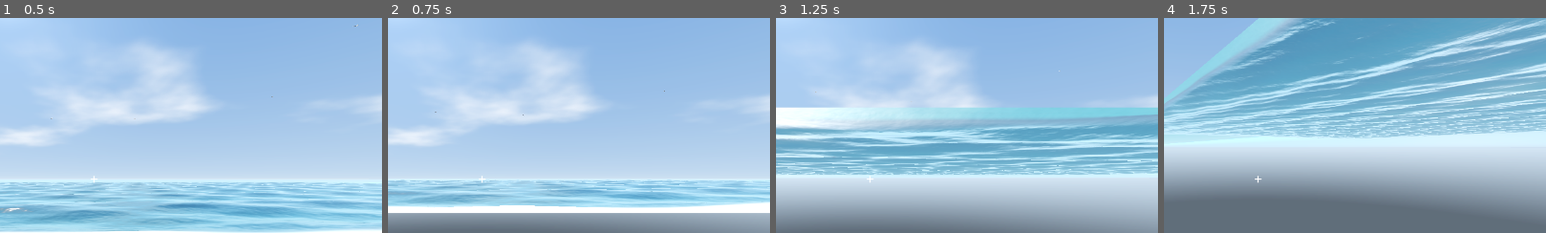
Above: before the commit, frames 1-4 (left to right).
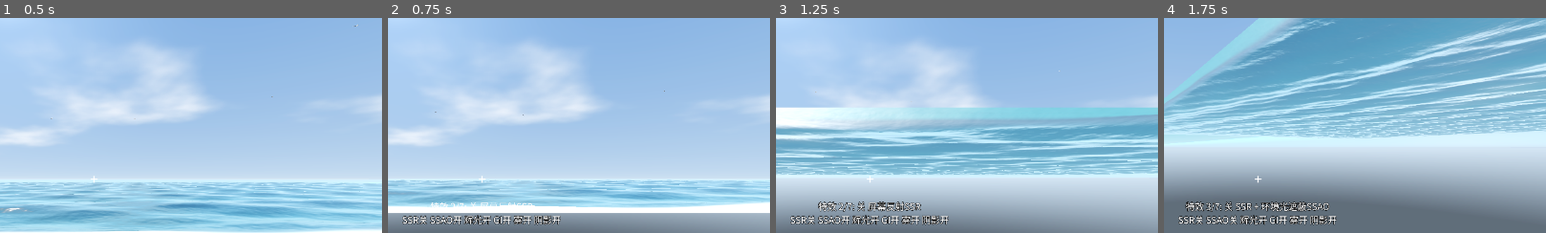
Above: after the commit, the same moments.

Repository: GuangxianZhu/ITBasics
Game: Godot game, scene res://main.tscn
Same seed, same stepped clock (60 frames per second), same inputs: the game is played once before the commit and once after it.
Inputs (mouse positions are % of the whole screen's width and height, from its top left):
- Up to frame 1 (0.5 s): no input
- Up to frame 2 (0.75 s): tap Enter at 0.5 s; move the mouse to (72, 45) at 0.52 s; hold Right (ui_right) from 0.53 s (still down); tap F at 0.6 s; click (72, 45) at 0.67 s
- Up to frame 3 (1.25 s): keep holding Right (ui_right)
- Up to frame 4 (1.75 s): move the mouse to (45, 50) at 1.27 s; release Right (ui_right) at 1.28 s; hold Up (ui_up) from 1.28 s (still down); tap F at 1.35 s
The pictures show only the part of the screen within x 38-88%, y 13-63%; the shares and areas given below are measured in that part.

Frame 1 is identical in both runs. In frame 2, 1.3% of the frame differs, in the area x 3-46%, y 85-97%; in frame 3, 2.0%; in frame 4, 2.1%.

Commit message:
VR海边别墅: VR 模式默认关 SSR/SSAO（右眼白影），加左手柄 ☰ 特效排查键
Co-Authored-By: Claude Opus 5.5 <noreply@anthropic.com>
Claude-Session: https://claude.ai/code/session_01TBA1yzDZRi61zmuLU45DuP

Diff:
--- a/VR海边别墅/godot/main.gd
+++ b/VR海边别墅/godot/main.gd
@@ -51,6 +51,9 @@
 ]
 
 var cfg := ConfigFile.new()
+var xr_mode := false
+var fx_step := 0
+var fx_base := {}
 var player: CharacterBody3D
 var audio
 var fx
@@ -100,6 +103,7 @@
 func _ready() -> void:
 	cfg.load(SETTINGS)
 	var xr_ok := _init_xr()
+	xr_mode = xr_ok
 	audio = AudioFX.new()
 	add_child(audio)
 	audio.setup()
@@ -126,6 +130,7 @@
 	player.step.connect(func(s: String, p: Vector3): audio.play_at("step_%s_%d" % [s, randi() % 3], p, -6.0 if s == "sand" else -2.0))
 	player.splash.connect(func(p: Vector3): audio.play_at("splash", p, 0.0))
 	player.toggle_gi.connect(_toggle_gi)
+	player.fx_cycle.connect(_fx_cycle)
 
 	_setup_ambient_audio()
 	fx.setup_birds(7)
@@ -195,9 +200,14 @@
 	env.glow_enabled = true
 	env.glow_intensity = 0.45
 	env.ssao_enabled = cfg.get_value("graphics", "ssao", true)
+	if xr_mode:
+		# VR 双眼渲染下，屏幕空间特效（SSAO、SSR）容易只对左眼正确、右眼出白影 → VR 里默认关
+		env.ssao_enabled = cfg.get_value("graphics", "xr_ssao", false)
 	env.ssao_radius = 0.8
 	env.ssao_intensity = 1.6
 	env.ssr_enabled = cfg.get_value("graphics", "ssr", true)      # 屏幕空间反射: 亮面地砖映出家具
+	if xr_mode:
+		env.ssr_enabled = cfg.get_value("graphics", "xr_ssr", false)
 	env.ssr_max_steps = 48
 	var we := WorldEnvironment.new()
 	we.environment = env
@@ -959,3 +969,40 @@
 		rp.intensity = 0.9
 		add_child(rp)
 		probes.append(rp)
+
+
+
+# ================================================================== 画面特效排查（左手柄 ☰ / 桌面 F 键）
+## 每按一次多关一个特效，眼前显示当前状态；找到"关了哪个之后右眼白影消失"就知道是谁的问题。
+const FX_STEPS := [
+	["全部按设置", []],
+	["关 屏幕反射SSR", ["ssr"]],
+	["关 SSR + 环境光遮蔽SSAO", ["ssr", "ssao"]],
+	["关 SSR + SSAO + 辉光", ["ssr", "ssao", "glow"]],
+	["关 SSR + SSAO + 辉光 + 全局光照", ["ssr", "ssao", "glow", "gi"]],
+	["再关 雾", ["ssr", "ssao", "glow", "gi", "fog"]],
+	["再关 阴影", ["ssr", "ssao", "glow", "gi", "fog", "shadow"]],
+]
+
+
+func _fx_cycle() -> void:
+	if fx_base.is_empty():
+		fx_base = {"ssr": env.ssr_enabled, "ssao": env.ssao_enabled, "glow": env.glow_enabled, "fog": env.fog_enabled,
+			"gi": vgi.visible if vgi else env.sdfgi_enabled, "shadow": sun.shadow_enabled}
+	fx_step = (fx_step + 1) % FX_STEPS.size()
+	var off: Array = FX_STEPS[fx_step][1]
+	env.ssr_enabled = fx_base.ssr and not off.has("ssr")
+	env.ssao_enabled = fx_base.ssao and not off.has("ssao")
+	env.glow_enabled = fx_base.glow and not off.has("glow")
+	env.fog_enabled = fx_base.fog and not off.has("fog")
+	if vgi:
+		vgi.visible = fx_base.gi and not off.has("gi")
+	else:
+		env.sdfgi_enabled = fx_base.gi and not off.has("gi")
+	sun.shadow_enabled = fx_base.shadow and not off.has("shadow")
+	moon.shadow_enabled = sun.shadow_enabled
+	var state := "SSR%s SSAO%s 辉光%s GI%s 雾%s 阴影%s" % [
+		"开" if env.ssr_enabled else "关", "开" if env.ssao_enabled else "关", "开" if env.glow_enabled else "关",
+		("开" if vgi.visible else "关") if vgi else ("开" if env.sdfgi_enabled else "关"),
+		"开" if env.fog_enabled else "关", "开" if sun.shadow_enabled else "关"]
+	player.notice("特效 %d/%d: %s\n%s" % [fx_step + 1, FX_STEPS.size(), FX_STEPS[fx_step][0], state])
--- a/VR海边别墅/godot/player.gd
+++ b/VR海边别墅/godot/player.gd
@@ -15,6 +15,7 @@
 signal step(surface: String, pos: Vector3)
 signal splash(pos: Vector3)
 signal toggle_gi
+signal fx_cycle               # 左手柄 ☰ 菜单键: 逐个关画面特效（排查右眼白影用）
 
 const WALK := 1.8
 const RUN := 3.6
@@ -502,6 +503,8 @@
 					_act(_probe(h.ray))
 		"ax_button":
 			time_cycle.emit()
+		"menu_button":
+			fx_cycle.emit()
 		"by_button":
 			next_point.emit()
 		"primary_click":
@@ -553,7 +556,32 @@
 				time_cycle.emit()
 			KEY_G:
 				toggle_gi.emit()
+			KEY_F:
+				fx_cycle.emit()
 			KEY_TAB:
 				next_point.emit()
 			KEY_1, KEY_2, KEY_3, KEY_4, KEY_5, KEY_6, KEY_7, KEY_8, KEY_9:
 				goto_point.emit(event.physical_keycode - KEY_1)
+
+
+
+## 在眼前显示一行字，几秒后消失（VR 里没有屏幕 UI，只能放 3D 文字）
+var _notice: Label3D
+
+
+func notice(text: String, secs := 4.0) -> void:
+	if _notice == null:
+		_notice = Label3D.new()
+		_notice.font = font
+		_notice.font_size = 40
+		_notice.pixel_size = 0.0008
+		_notice.outline_size = 8
+		_notice.no_depth_test = true
+		_notice.fixed_size = false
+		get_eye().add_child(_notice)
+	_notice.position = Vector3(0, -0.12, -0.9)
+	_notice.text = text
+	_notice.visible = true
+	var t := get_tree().create_timer(secs)
+	t.timeout.connect(func(): if _notice and _notice.text == text: _notice.visible = false)
+	print("[villa] ", text)
--- a/VR海边别墅/godot/settings.cfg
+++ b/VR海边别墅/godot/settings.cfg
@@ -9,3 +9,6 @@
 ssao=true
 ; 屏幕空间反射（亮面地砖、泳池映出东西）
 ssr=true
+; VR 里的屏幕空间特效（双眼渲染时容易右眼出白影，默认关；左手柄 ☰ 键可以在 VR 里临时逐个开关排查）
+xr_ssr=false
+xr_ssao=false
--- a/VR海边别墅/godot/tests.gd
+++ b/VR海边别墅/godot/tests.gd
@@ -159,6 +159,13 @@
 	var bp0: float = m.fx.boat_pivot.position.y
 	await get_tree().create_timer(1.5).timeout
 	_check("小船随浪起伏", absf(m.fx.boat_pivot.position.y - bp0) > 0.005, "%.3f → %.3f" % [bp0, m.fx.boat_pivot.position.y])
+	# 特效排查键: 转一整圈应回到初始状态
+	var s0: bool = m.env.glow_enabled
+	for i in m.FX_STEPS.size() - 1:
+		m.player.fx_cycle.emit()
+	var mid_off: bool = not m.env.glow_enabled and not m.sun.shadow_enabled
+	m.player.fx_cycle.emit()
+	_check("特效排查键转一圈", mid_off and m.env.glow_enabled == s0 and m.fx_step == 0, "")
 	var fails := results.filter(func(r): return not r[1]).size()
 	print("[test] done: %d/%d passed" % [results.size() - fails, results.size()])
 
Not shown, changed: VR海边别墅/README.md
